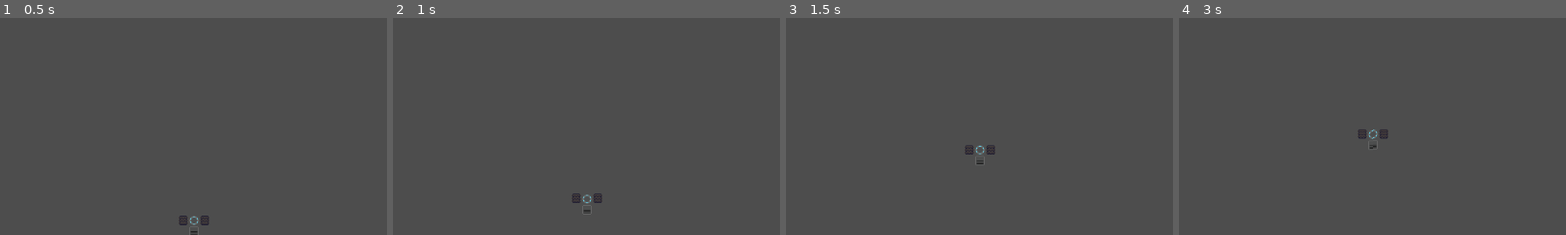
Above: before the commit, frames 1-4 (left to right).
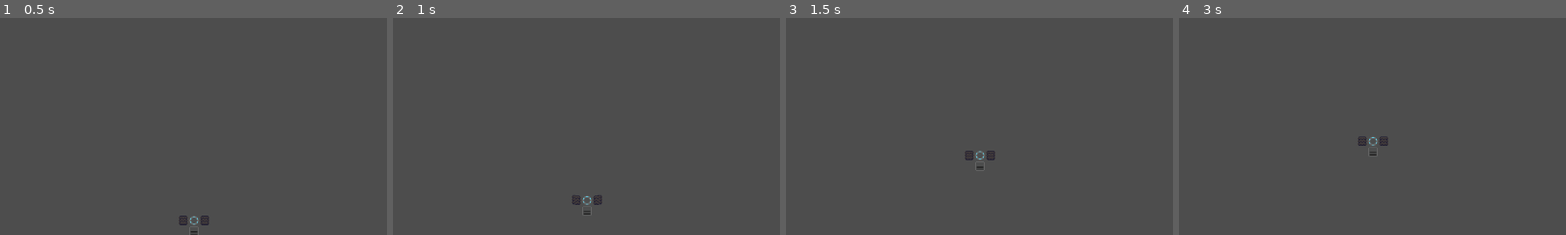
Above: after the commit, the same moments.

Repository: CaptEug/object703
Game: Godot game, scene res://testground.tscn
Two runs of this game, one before a commit and one after it. Both use one fixed random seed, a clock stepped at 60 frames per second and the inputs below.
Inputs (mouse positions are % of the whole screen's width and height, from its top left):
- Up to frame 1 (0.5 s): no input
- Up to frame 2 (1 s): tap Enter at 0.5 s; move the mouse to (72, 45) at 0.52 s; hold W (FORWARD) from 0.53 s (still down)
- Up to frame 3 (1.5 s): move the mouse to (30, 55) at 1.27 s; release W (FORWARD) at 1.28 s; hold S (BACKWARD) from 1.28 s (still down)
- Up to frame 4 (3 s): move the mouse to (60, 28) at 2.02 s; release S (BACKWARD) at 2.03 s; hold W (FORWARD) from 2.03 s (still down); move the mouse to (45, 70) at 2.77 s
The pictures show only the part of the screen within x 26-76%, y 5-55%; the shares and areas given below are measured in that part.

Frame 1 is identical in both runs. In frame 2, 0.1% of the frame differs, in the area x 46-54%, y 80-91%; in frame 3, 0.2%; in frame 4, 0.3%, in the area x 46-54%, y 51-64%.

Commit message:
2025/5/26 20:02

Diff:
--- a/blocks/track.gd
+++ b/blocks/track.gd
@@ -5,8 +5,7 @@
 var state:String
 var force:int
 var state_force: Array = ['', 0]
-var stopped_damp = 2
-var space_rid: RID
+var fraction = 5
 
 func get_weight() -> float:
 	return WEIGHT
@@ -14,7 +13,6 @@
 func _ready():
 	add_to_group('tracks')
 	set_state_force('idle', 0)
-	space_rid = get_viewport().find_world_2d().get_space()
 	set_liner_damp()
 	pass # Replace with function body.
 
@@ -43,4 +41,4 @@
 		apply_impulse(Vector2.DOWN.rotated(rotation) * state_force[1])
 
 func set_liner_damp():
-	PhysicsServer2D.area_set_param(space_rid, PhysicsServer2D.AREA_PARAM_LINEAR_DAMP, stopped_damp)
+	linear_damp = fraction
--- a/vehicles/vehicle.gd
+++ b/vehicles/vehicle.gd
@@ -9,6 +9,8 @@
 # Called when the node enters the scene tree for the first time.
 func _ready():
 	connect_blocks()
+	print(calculate_center_of_mass())
+	print(bluepirnt_grid)
 	pass # Replace with function body.
 
 
@@ -68,3 +70,13 @@
 	joint.position = (a.global_position + b.global_position) / 2.0
 	joint.disable_collision = false
 	add_child(joint)
+
+func calculate_center_of_mass() -> Vector2:
+	var total_mass: float = 0.0
+	var weighted_sum := Vector2.ZERO
+	for grid_pos in bluepirnt_grid:
+		var block: RigidBody2D = bluepirnt_grid[grid_pos]
+		var world_pos = Vector2(grid_pos.x * 16, grid_pos.y * 16)
+		weighted_sum += world_pos * block.WEIGHT
+		total_mass += block.WEIGHT
+	return weighted_sum / total_mass if total_mass > 0 else Vector2.ZERO
